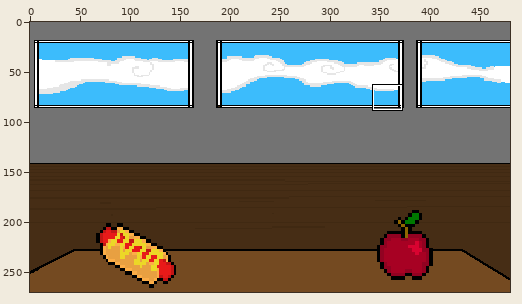
Two versions of one sprite sheet, WonderJamH2016/Assets/Textures/StartScreen.png. The picture above shows the old version from afar; the outline marks the close-up.
Close-up. Before the edit:
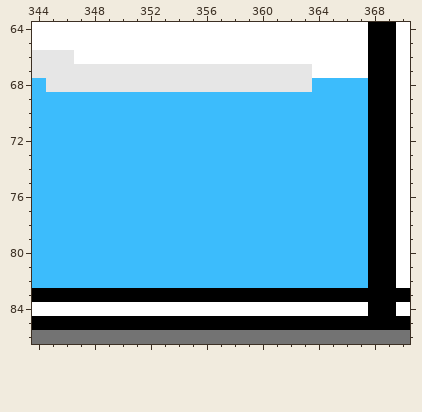
The file is 480x270 pixels. Colours within 5 levels of each other are drawn and written as one. Shown: x 344..370, y 64..86. The commit also changed other parts of the picture, which this record leaves out.
After the commit:
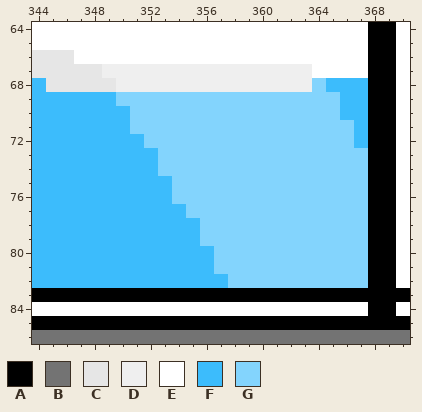
Palette (. is transparent): A #000000  B #737373  C #e6e6e6  D #efefef  E #ffffff  F #3cbcfc  G #83d4fd
From old to new:
Colour C gives way to colour D in row 67 at x 349 to 363; in row 68 at x 350 to 363.
Colour F gives way to colour G in row 68 at x 364; in row 69 at x 350 to 365; in row 70 at x 351 to 365; in row 71 at x 351 to 366; in row 72 at x 352 to 366; in rows 73 to 74 at x 353 to 367.
Colour F gives way to colour G in rows 75 to 76 at x 354 to 367; in row 77 at x 355 to 367; in rows 78 to 79 at x 356 to 367; in rows 80 to 81 at x 357 to 367; in row 82 at x 358 to 367.
Boxes around the changes in both close-ups, in picture pixels (x1, y1, x2, y2):
changed: (102, 64, 368, 288)
